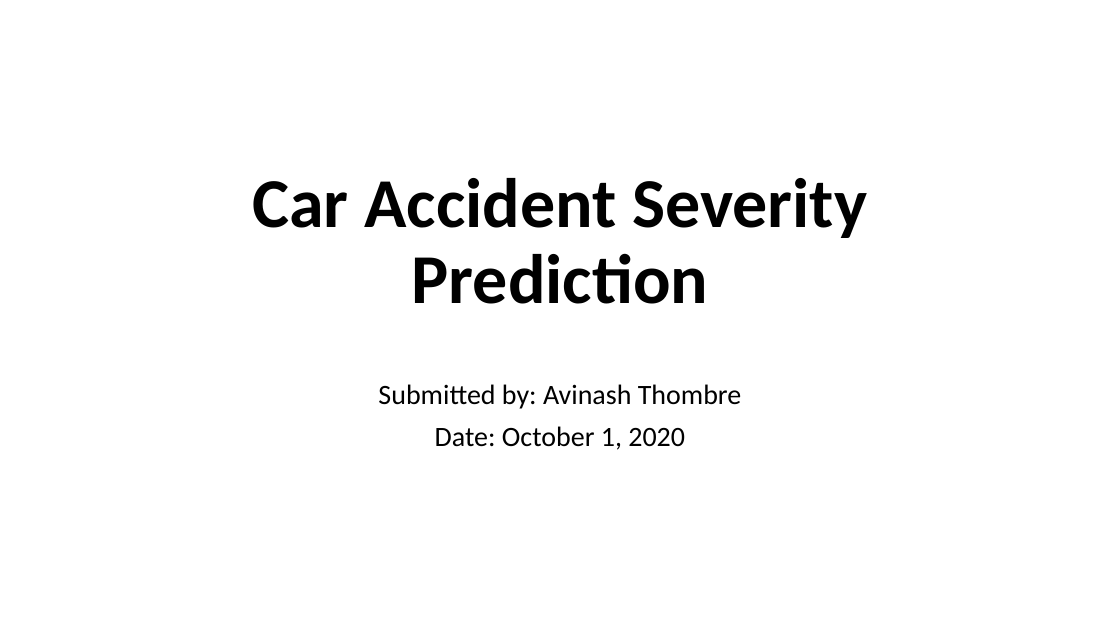
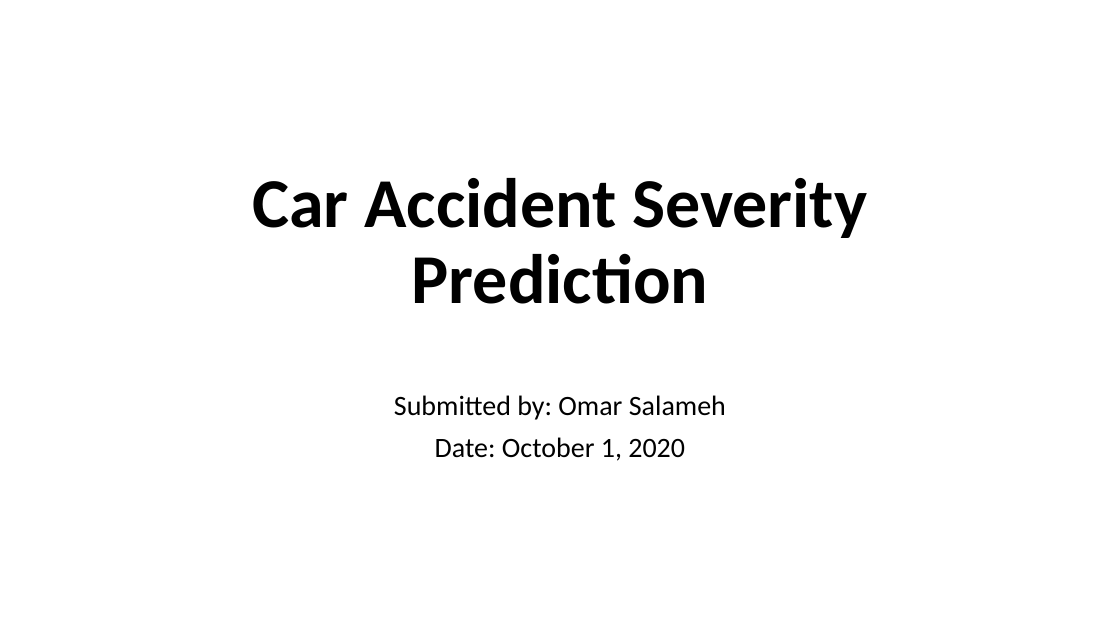
Before and after one commit to omar00070/Coursera_Capstone, a slide deck: slide 1 of Presentation - Car Accident Severity Prediction.pptx. Drawn at 1120x630 pixels with LibreOffice and Linux fonts; fonts in the diff are those of the drawing. Boxes give left, top, right and bottom in pixels: in the first picture for what was removed or moved away, otherwise in the second. Text is boxed around its words. In the diff, an @@ line names an element or a change of style, - is before the commit and + after.

```diff
--- a/Presentation - Car Accident Severity Prediction.pptx
+++ b/Presentation - Car Accident Severity Prediction.pptx
@@ text at (x1=394, y1=395, x2=726, y2=420): text changed @@
-Submitted by: Avinash Thombre
+Submitted by: Omar Salameh
```
Also in this commit, not shown: 8 other slides changed, 1 other file.
